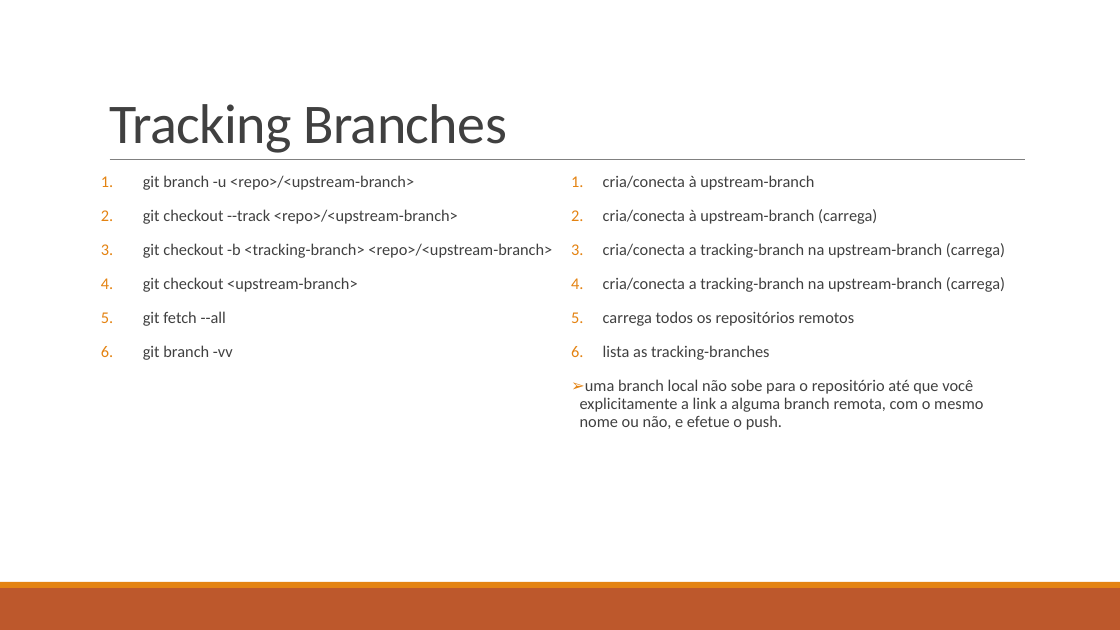
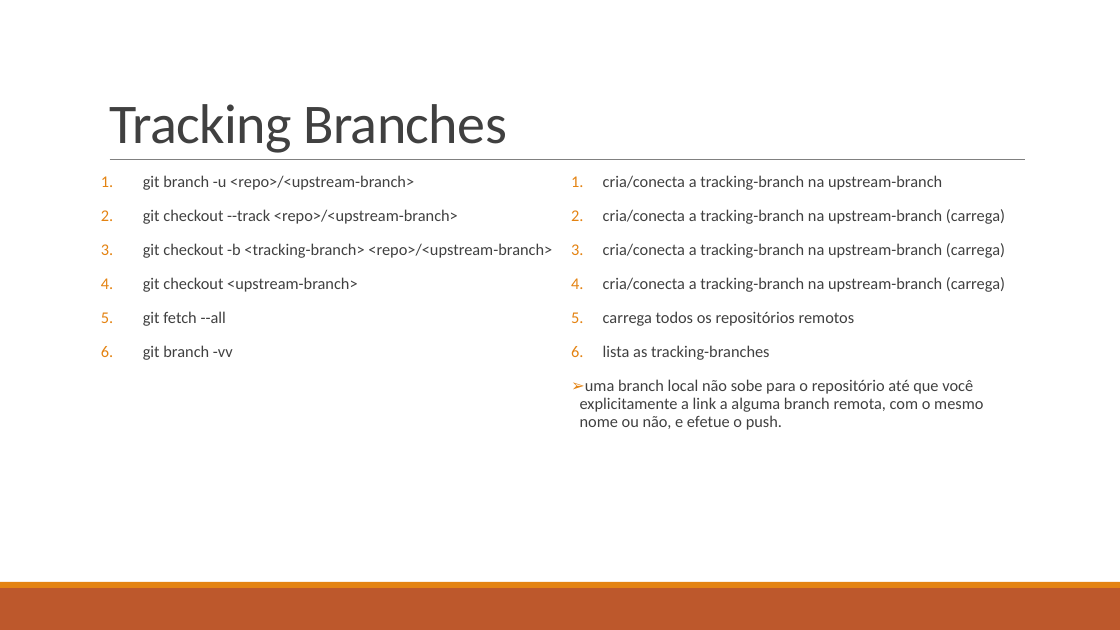
Before and after one commit to ekson73/Docs, a slide deck: slide 59 of Projeto VEK - GIT 4 VEK.pptx (slide 58 before the commit). Drawn at 1120x630 pixels with LibreOffice and Linux fonts; fonts in the diff are those of the drawing. Boxes give left, top, right and bottom in pixels: in the first picture for what was removed or moved away, otherwise in the second. Text is boxed around its words. In the diff, an @@ line names an element or a change of style, - is before the commit and + after.

```diff
--- a/Projeto VEK - GIT 4 VEK.pptx
+++ b/Projeto VEK - GIT 4 VEK.pptx
@@ text at (603, 175, 1005, 224): text changed @@
-1. cria/conecta à upstream-branch
-2. cria/conecta à upstream-branch (carrega)
+1. cria/conecta a tracking-branch na upstream-branch
+2. cria/conecta a tracking-branch na upstream-branch (carrega)
```
Also in this commit, not shown: 9 other slides changed, 12 slides added, 5 slides removed, 1 other file.
